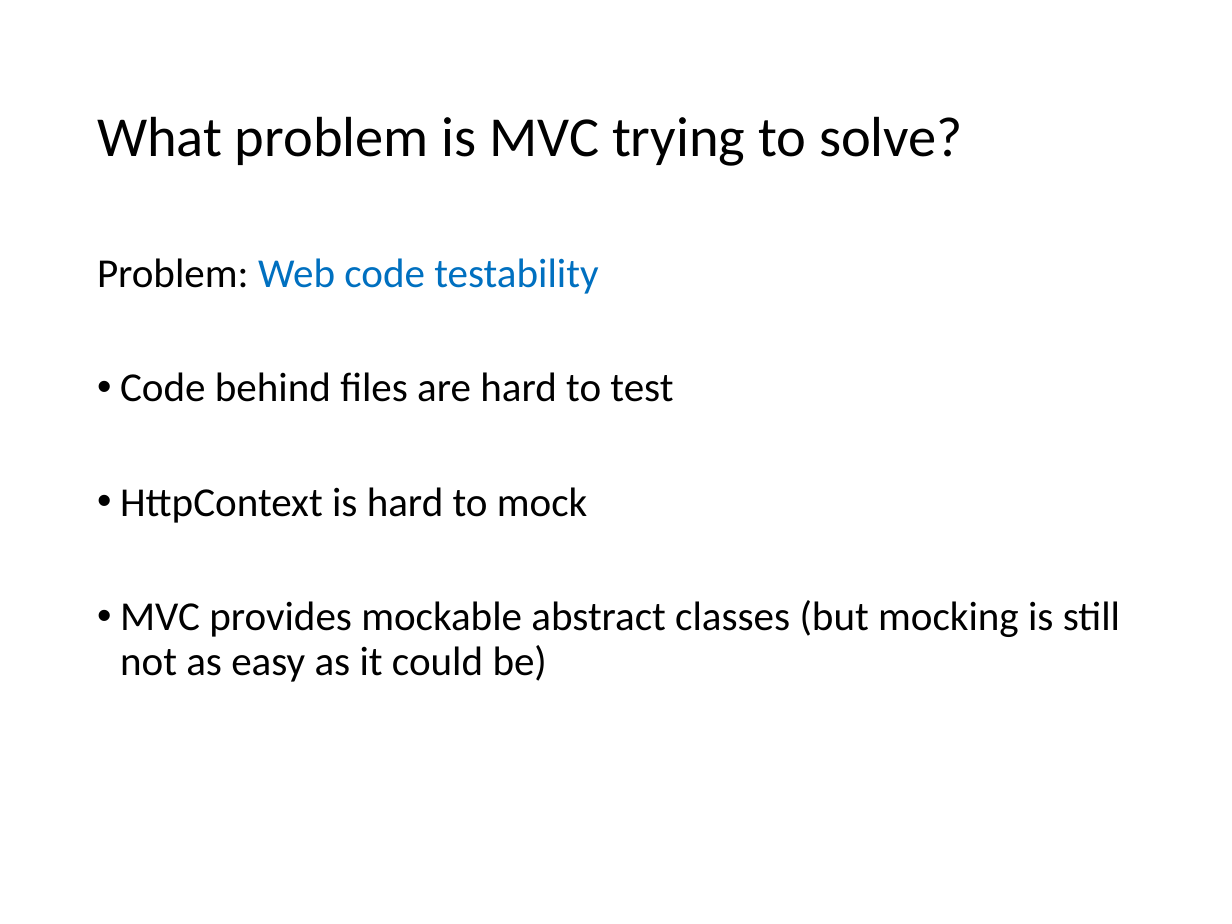
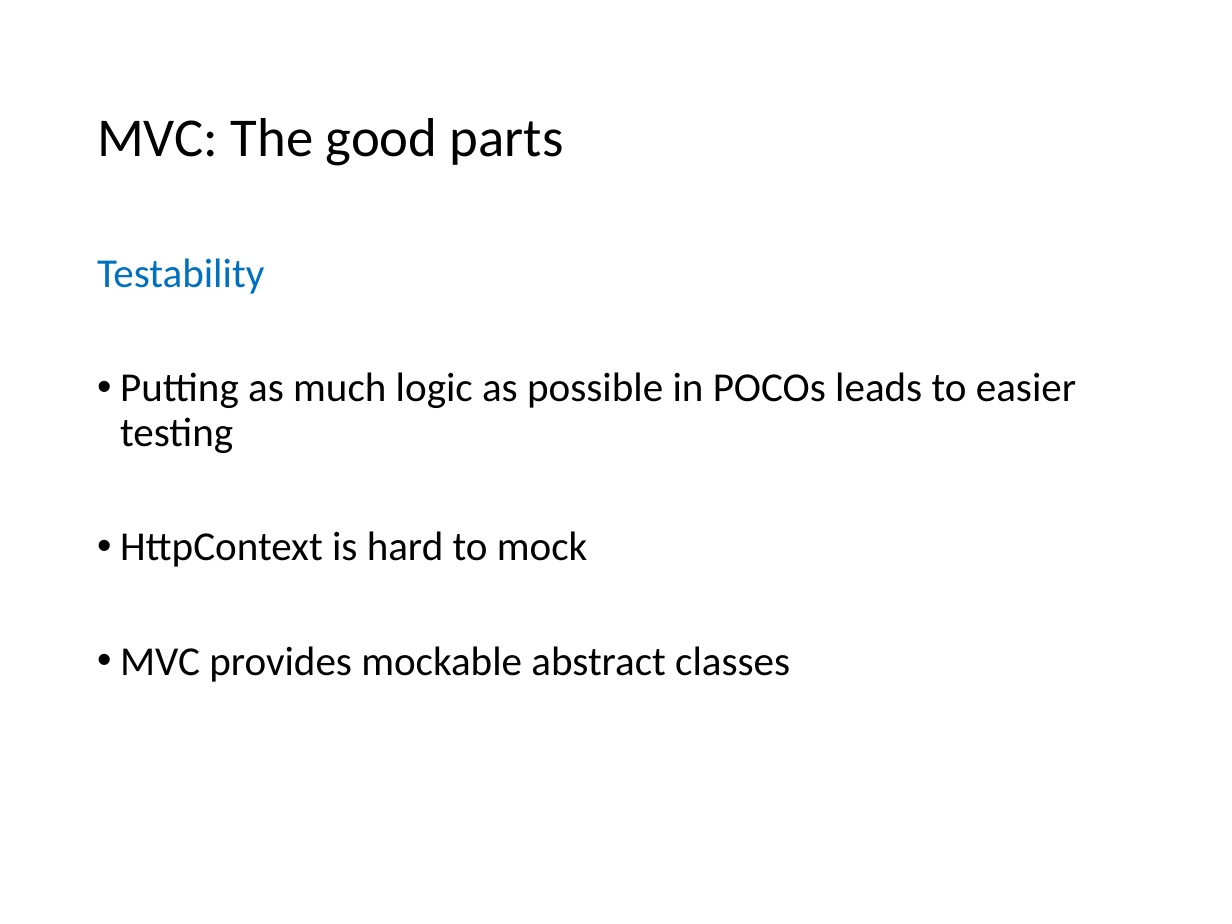
Before and after one commit to VolareSoftware/Presentations, a slide deck: slide 23 of Intro to MVC and Web API - Denver Dev Days/Introduction to MVC and Web API.pptx (slide 22 before the commit). Drawn at 1232x924 pixels with LibreOffice and Linux fonts; fonts in the diff are those of the drawing. Boxes give left, top, right and bottom in pixels: in the first picture for what was removed or moved away, otherwise in the second. Text is boxed around its words. In the diff, an @@ line names an element or a change of style, - is before the commit and + after.

Commit message:
more updates to slides

```diff
--- a/Intro to MVC and Web API - Denver Dev Days/Introduction to MVC and Web API.pptx
+++ b/Intro to MVC and Web API - Denver Dev Days/Introduction to MVC and Web API.pptx
@@ title at <box>97,118,564,166</box>: text changed; size 33 to 32 pt @@
-What problem is MVC trying to solve?
+MVC: The good parts
@@ text at <box>97,258,1076,453</box>: text changed @@
-Problem: Web code testability
-• Code behind files are hard to test
+Testability
+• Putting as much logic as possible in POCOs leads to easier testing
@@ text at <box>120,646,790,682</box>: text changed @@
-• MVC provides mockable abstract classes (but mocking is still not as easy as it could be)
+• MVC provides mockable abstract classes
```
Also in this commit, not shown: 17 other slides changed, 1 slide added, 1 slide removed.
